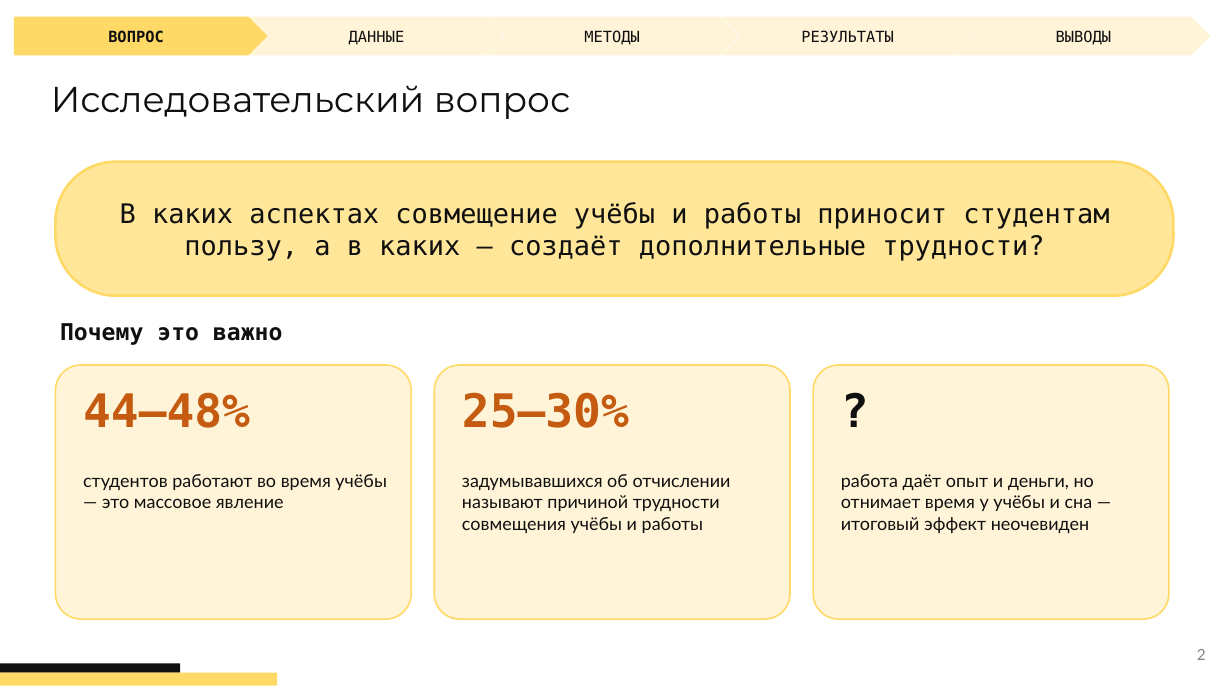
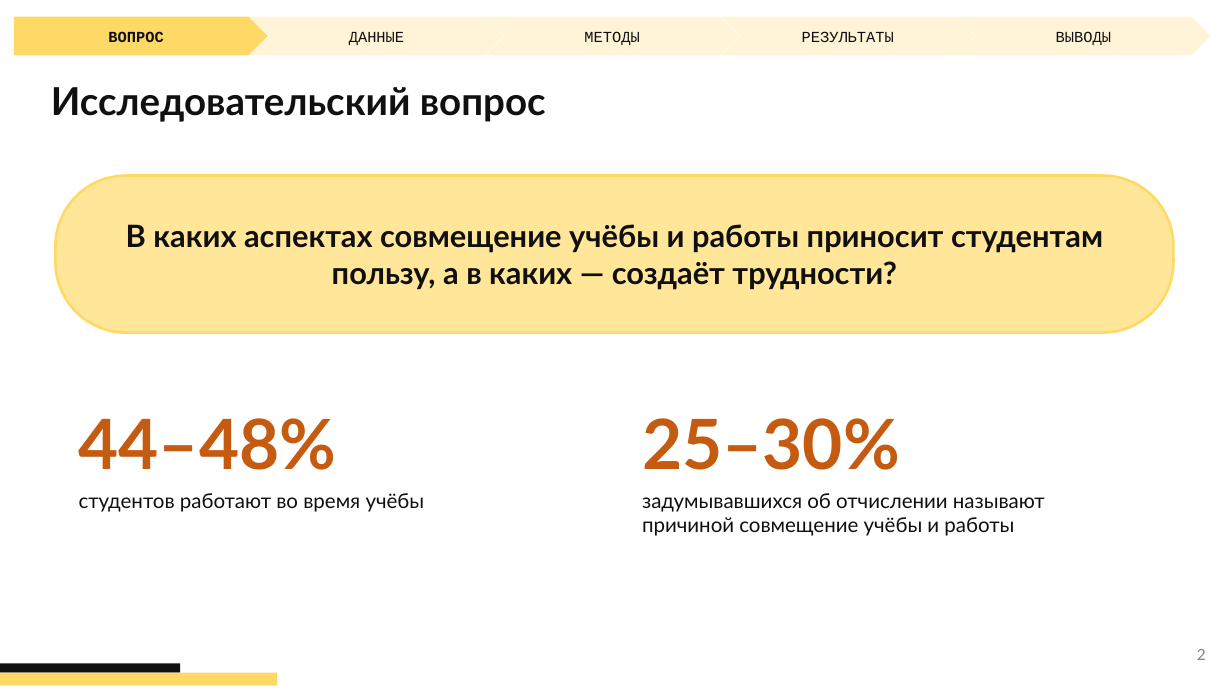
Before and after one commit to petushok08/Higher-Education-Research-Hackathon-2026, a slide deck: slide 2 of docs/Учёба_и_работа_презентация.pptx. Drawn at 1232x693 pixels with LibreOffice and Linux fonts; fonts in the diff are those of the drawing. Boxes give left, top, right and bottom in pixels: in the first picture for what was removed or moved away, otherwise in the second. Text is boxed around its words. In the diff, an @@ line names an element or a change of style, - is before the commit and + after.

Commit message:
Проверка гипотез, регрессия и итоговые выводы
- 7 гипотез: Манн–Уитни, хи-квадрат с V Крамера, Уилкоксон, поправка Бонферрони
- логистическая регрессия с контролем характеристик студента
- итоговый вывод, рекомендации и ограничения
- презентация: 10 слайдов
- README: результаты проекта

```diff
--- a/docs/Учёба_и_работа_презентация.pptx
+++ b/docs/Учёба_и_работа_презентация.pptx
@@ font DejaVu Sans Mono to Courier New in 5 elements at (14,17,268,55), (250,17,504,55), (485,17,739,55), (721,17,975,55), (957,17,1211,55) @@
@@ text "Исследовательский вопрос" at (51,87,546,122): size 28 to 30 pt, font Montserrat to Lato, bold on @@
@@ rounded rectangle: place and size @@
-rounded rectangle at (55,162,1174,296)
+rounded rectangle at (55,176,1174,333)
@@ text at (126,224,1103,290): text changed; size 21 to 24 pt; font DejaVu Sans Mono to Lato; bold on @@
-В каких аспектах совмещение учёбы и работы приносит студентам пользу, а в каких — создаёт дополнительные трудности?
+В каких аспектах совмещение учёбы и работы приносит студентам пользу, а в каких — создаёт трудности?
@@ text removed at (60,323,283,345) @@
-Почему это важно
@@ rounded rectangle removed at (55,365,411,619) @@
@@ rounded rectangle removed at (434,365,790,619) @@
@@ rounded rectangle removed at (813,365,1169,619) @@
@@ text removed at (836,379,1151,462) @@
-?
@@ text "44–48%": place and size @@
-text "44–48%" at (83,392,250,428)
+text "44–48%" at (79,418,337,470)
@@ text "44–48%" at (79,418,337,470): size 36 to 54 pt, font DejaVu Sans Mono to Lato @@
@@ text "25–30%" at (642,418,900,470): size 36 to 54 pt, font DejaVu Sans Mono to Lato @@
@@ text "25–30%": place and size @@
-text "25–30%" at (462,392,629,428)
+text "25–30%" at (642,418,900,470)
@@ text removed at (841,474,1094,533) @@
-работа даёт опыт и деньги, но отнимает время у учёбы и сна — итоговый эффект неочевиден
@@ text at (79,493,425,512): text changed; size 14 to 16 pt @@
-студентов работают во время учёбы — это массовое явление
+студентов работают во время учёбы
@@ text at (642,493,1045,536): text changed; size 14 to 16 pt @@
-задумывавшихся об отчислении называют причиной трудности совмещения учёбы и работы
+задумывавшихся об отчислении называют
+причиной совмещение учёбы и работы
```
Also in this commit, not shown: 5 other slides changed, 4 slides added, 2 other files.
